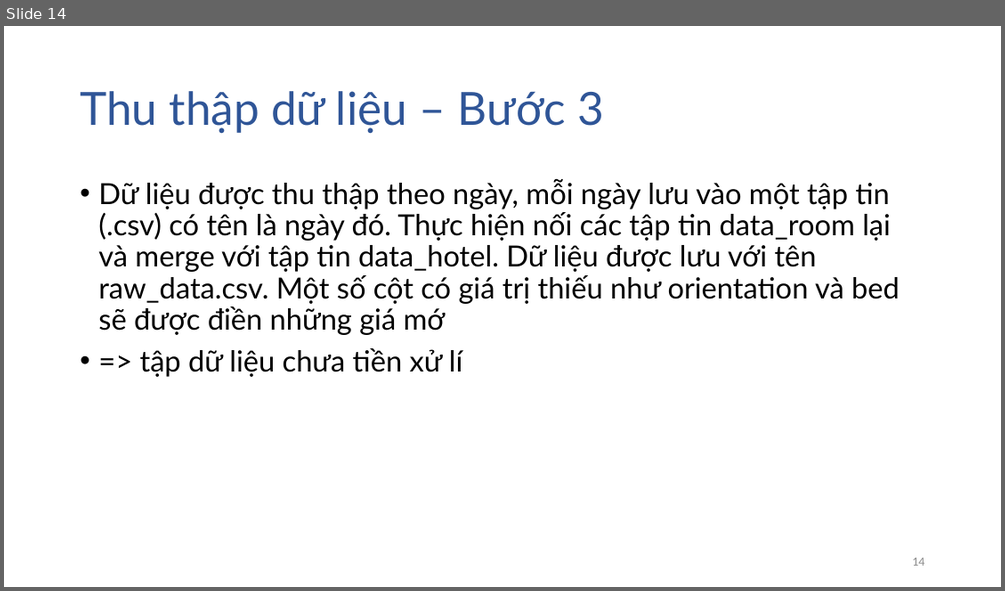
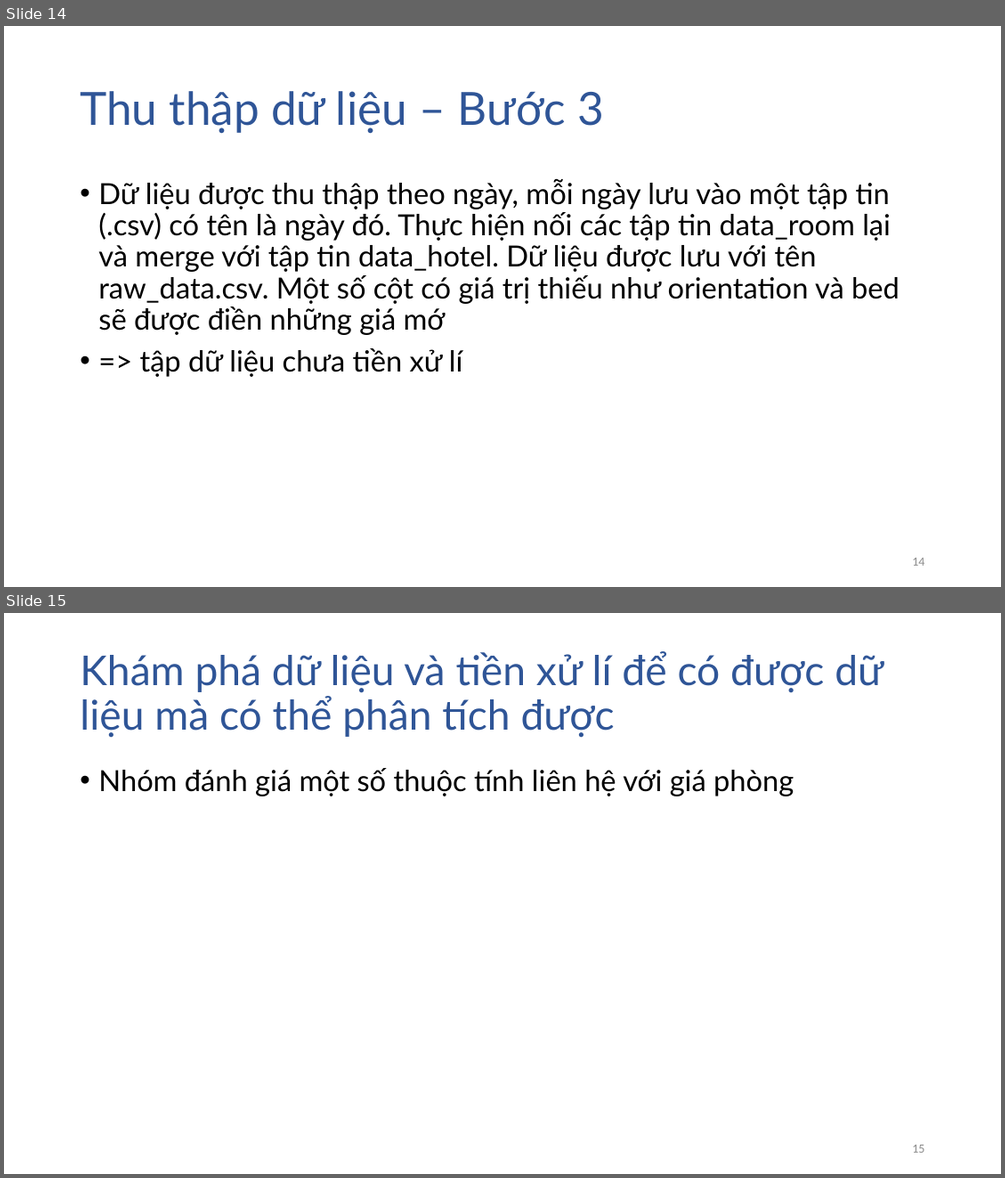
Before and after one commit to dtphat97/DataScienceFinal, a slide deck: Slide.pptx. Shown one above the other, each under a label of ours: slide 14 before the commit, slides 14 and 15 after it. The pictures are 1005x591 and 1005x1178 pixels, drawn with LibreOffice and Linux fonts; fonts in the diff are those of the drawing. Boxes give left, top, right and bottom in pixels: in the first picture for what was removed or moved away, otherwise in the second. Text is boxed around its words. In the diff, an @@ line names an element or a change of style, - is before the commit and + after.

```diff
--- a/Slide.pptx
+++ b/Slide.pptx
@@ slide 15 added at box(4, 613, 1001, 1174), background #FFFFFF @@
@@ title added at box(80, 651, 883, 738), 39.6 pt, text #2F5597 @@
+Khám phá dữ liệu và tiền xử lí để có được dữ liệu mà có thể phân tích được
@@ text added at box(98, 768, 793, 796), 28 pt, text #000000 @@
+• Nhóm đánh giá một số thuộc tính liên hệ với giá phòng
@@ page number added at box(912, 1144, 924, 1152), 12 pt, text #8C8C8C @@
+15
```
Also in this commit, not shown: 6 slides changed, 11 other slides added.
